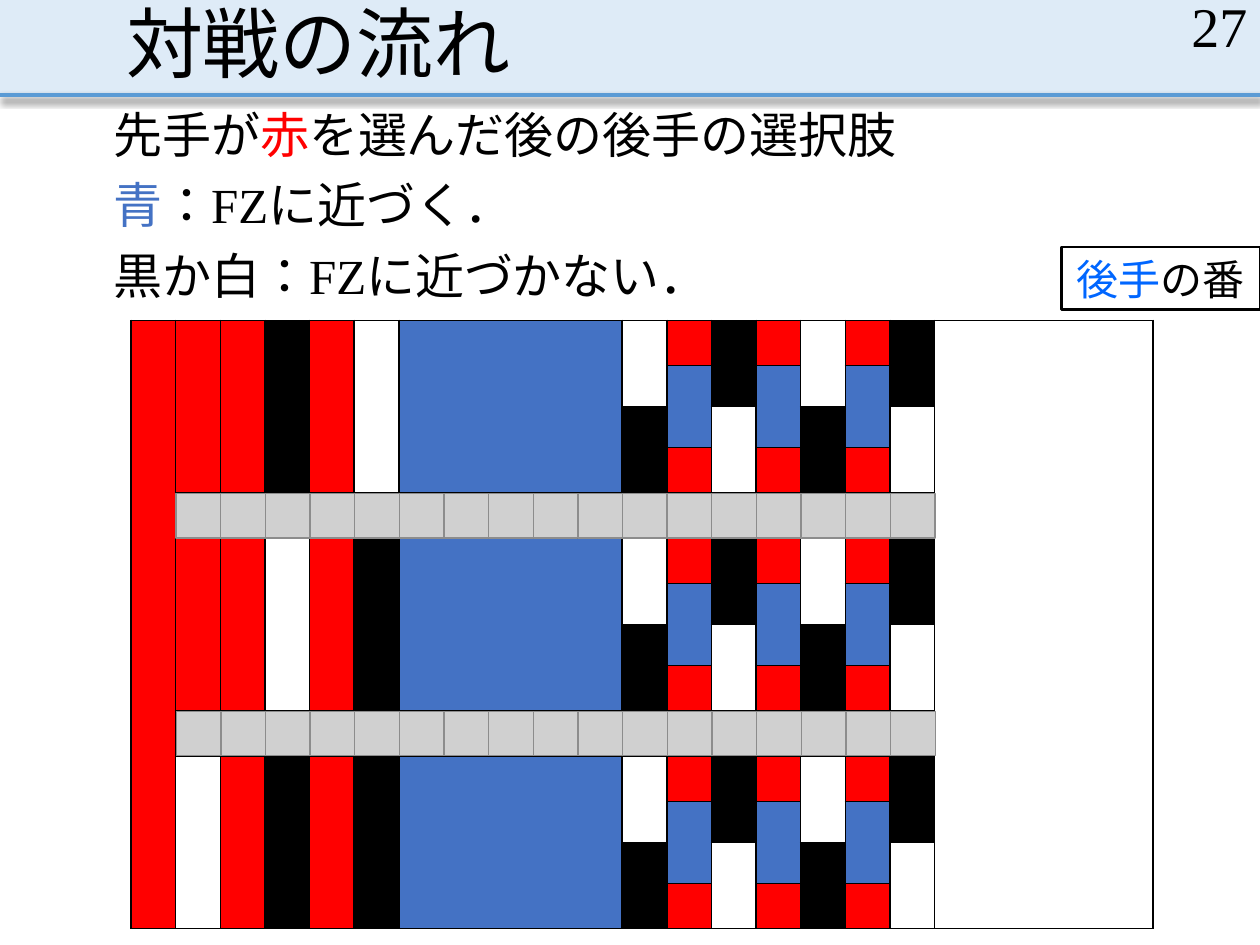
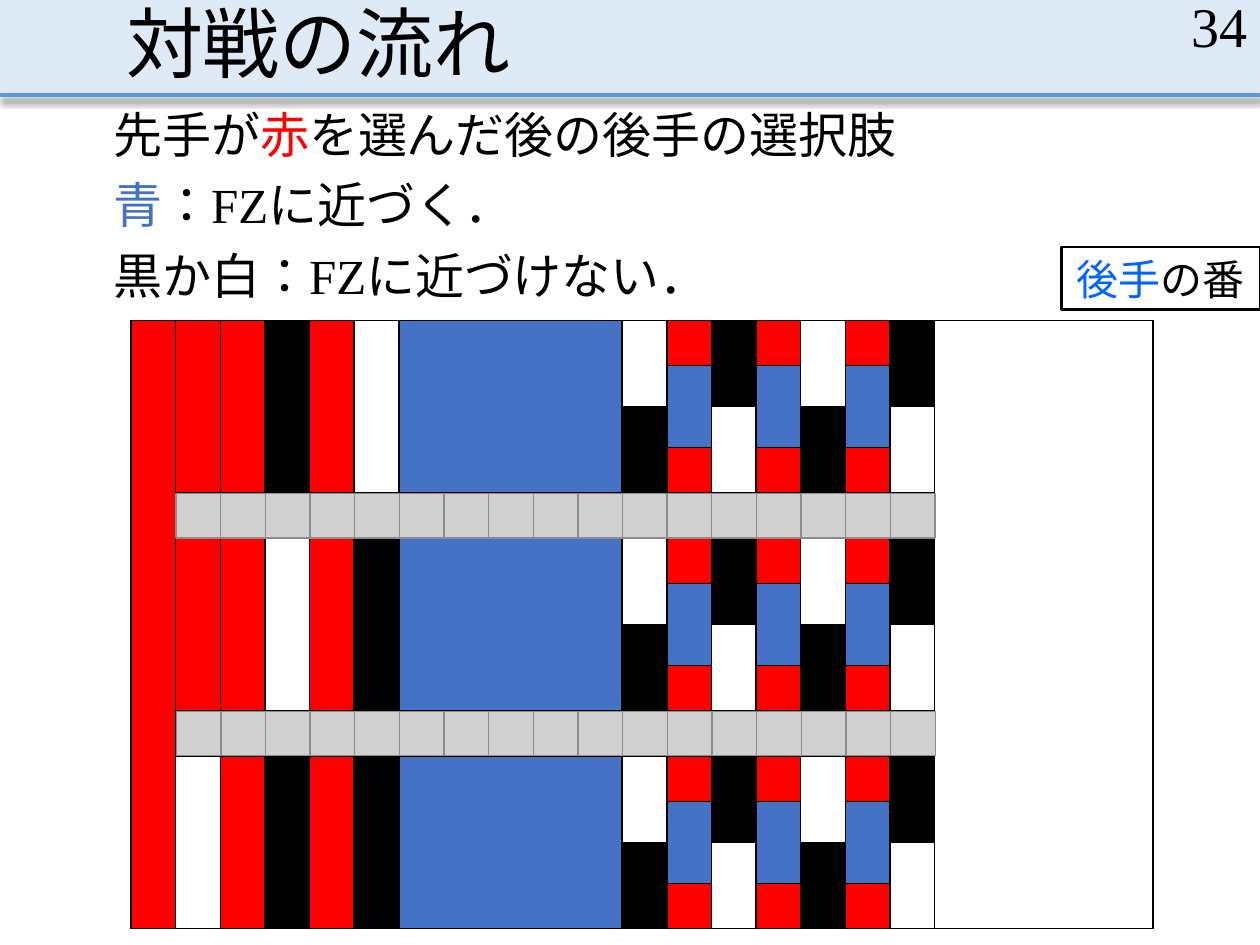
Before and after one commit to MasayaOda/SR, a slide deck: slide 34 of 190513oda.pptx (slide 27 before the commit). Drawn at 1260x945 pixels with LibreOffice and Linux fonts; fonts in the diff are those of the drawing; grey boxes stand for pictures. Boxes give left, top, right and bottom in pixels: in the first picture for what was removed or moved away, otherwise in the second. Text is boxed around its words. In the diff, an @@ line names an element or a change of style, - is before the commit and + after.

```diff
--- a/190513oda.pptx
+++ b/190513oda.pptx
@@ page number at [1191, 10, 1247, 48]: text changed @@
-27
+34
@@ text at [113, 252, 708, 298]: text changed @@
-黒か白：FZに近づかない．
+黒か白：FZに近づけない．
```
Also in this commit, not shown: 2 other slides changed, 7 slides added.
